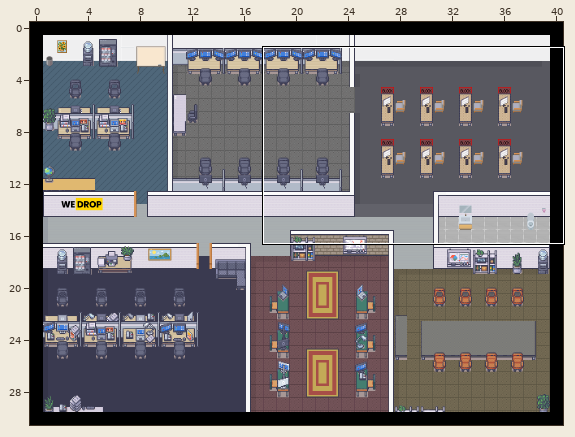
A Tiled map (JSON) gets an edit: office.tmj. The first picture is a wide view before the edit; the outline marks the close-up.
Close-up. Before the commit:
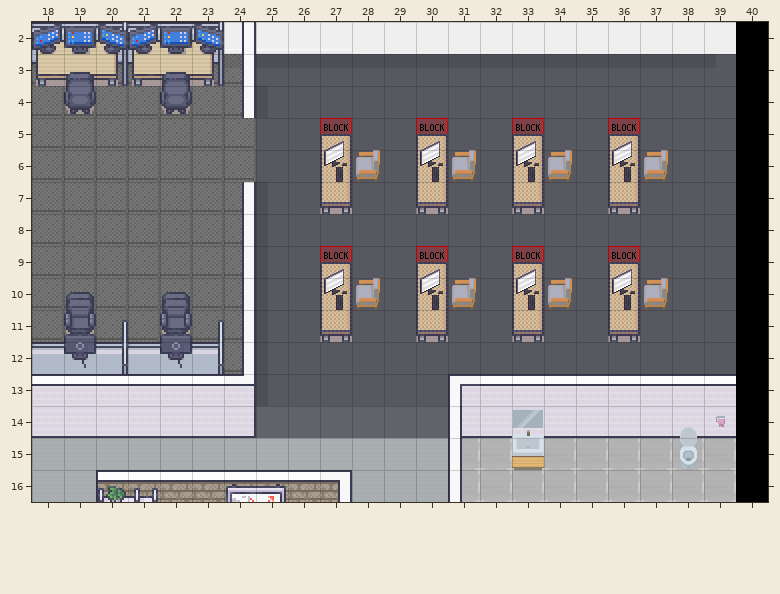
Cells are 32x32 px. Shown: x 18..40, y 2..16.
Once edited:
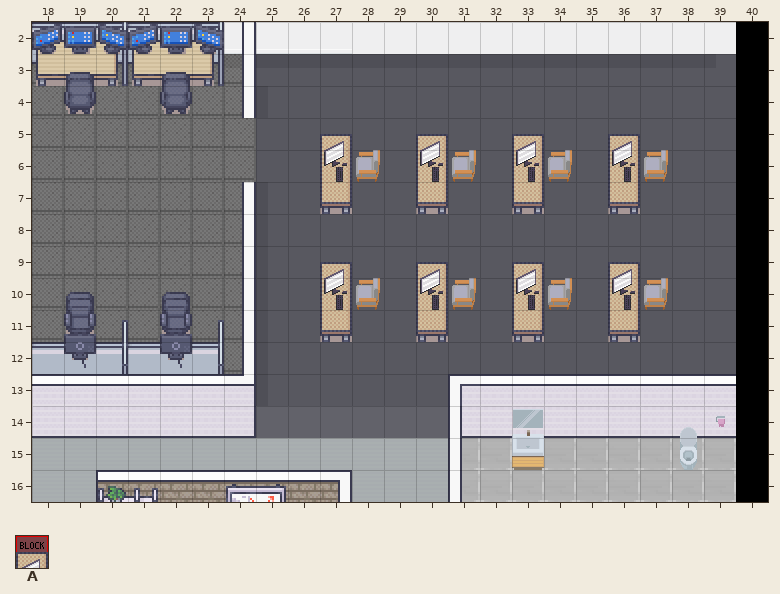
Key: from "Chunk 1": A 1.
_ is an empty cell.
Tiles replaced or removed in this view: A.
See-through tiles are keyed as they look on the map.
Edits made:
Changed rows in their new state; . is an unchanged cell.
Layer "collisions" (now hidden):
first column x 27:
 5 _.._.._.._
first column x 27:
 9 _.._.._.._
